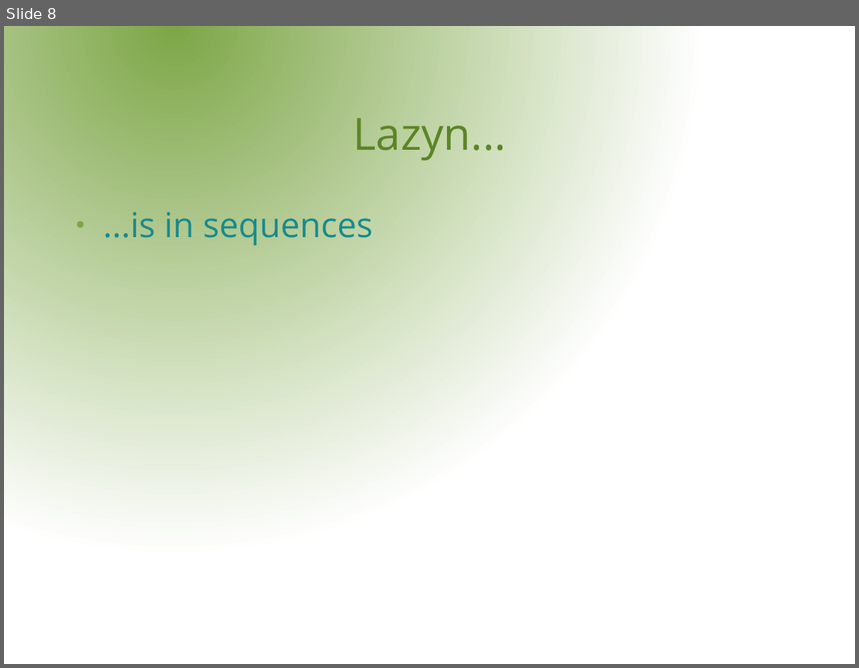
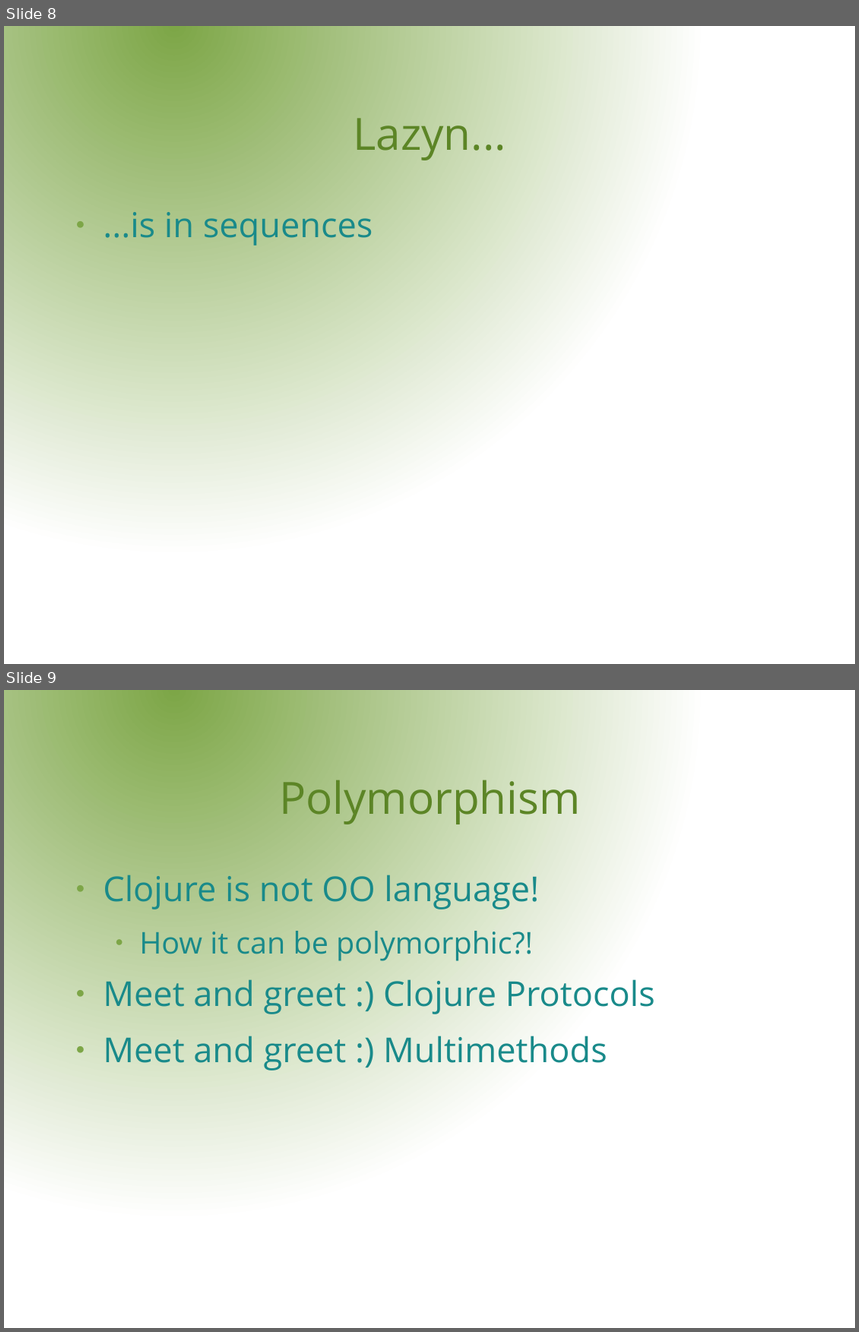
Before and after one commit to rssole/voxxed, a slide deck: resources/presentation/VoxxedDays.odp. Shown one above the other, each under a label of ours: slide 8 before the commit, slides 8 and 9 after it. The pictures are 859x668 and 859x1332 pixels, drawn with LibreOffice and Linux fonts; fonts in the diff are those of the drawing; background and template pictures are left out. Boxes give left, top, right and bottom in pixels: in the first picture for what was removed or moved away, otherwise in the second. Text is boxed around its words. In the diff, an @@ line names an element or a change of style, - is before the commit and + after.

Commit message:
Functions extended with data structure as function examples, started polymorphism section

```diff
--- a/resources/presentation/VoxxedDays.odp
+++ b/resources/presentation/VoxxedDays.odp
@@ slide 9 added at (x1=4, y1=690, x2=855, y2=1328), background gradient #7DA647 to #FFFFFF @@
@@ title added at (x1=279, y1=772, x2=581, y2=825), 41.4 pt, text #5C8526 @@
+Polymorphism
@@ text added at (x1=103, y1=875, x2=655, y2=1071), 32 pt, text #198A8A @@
+● Clojure is not OO language!
+  ● How it can be polymorphic?!
+● Meet and greet :) Clojure Protocols
+● Meet and greet :) Multimethods
```
Also in this commit, not shown: 2 other files.
